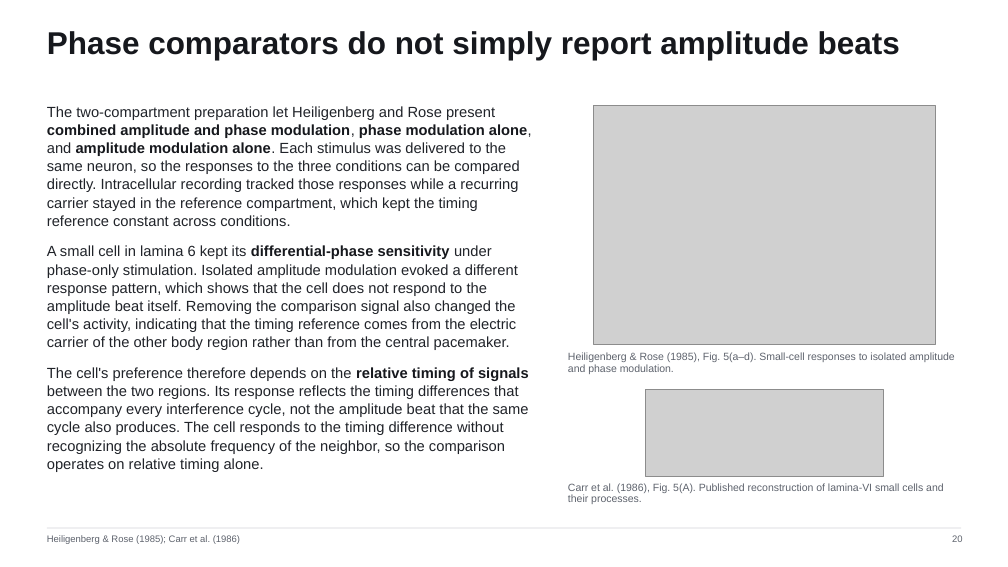
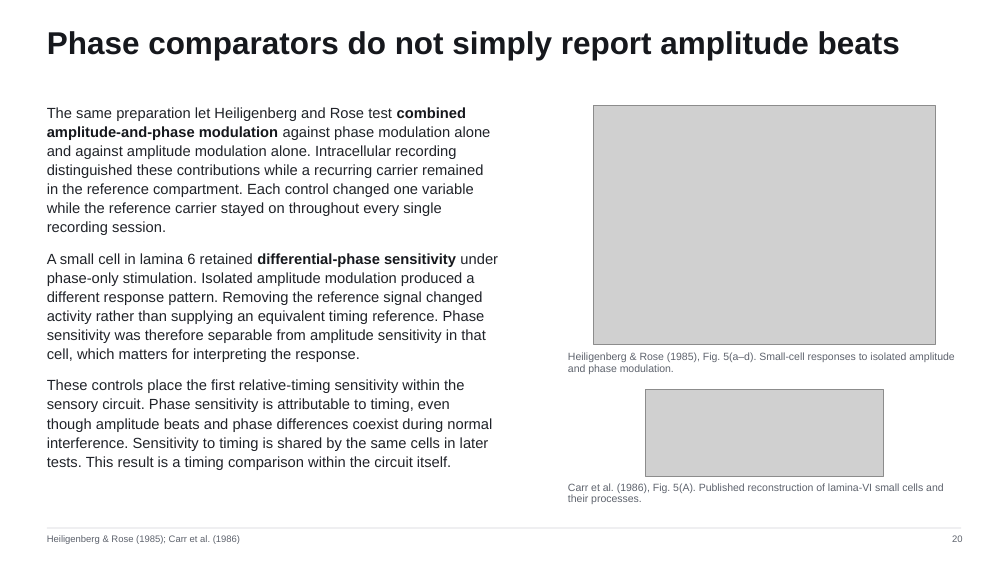
Before and after one commit to jordanxxlopez/NEUROETHOLOGY, a slide deck: slide 26 of scaffolded/Neuroethology_Lecture22_FA2026_SCAFFOLDED.pptx (slide 27 before the commit). Drawn at 1008x567 pixels with LibreOffice and Linux fonts; fonts in the diff are those of the drawing; grey boxes stand for pictures. Boxes give left, top, right and bottom in pixels: in the first picture for what was removed or moved away, otherwise in the second. Text is boxed around its words. In the diff, an @@ line names an element or a change of style, - is before the commit and + after.

```diff
--- a/scaffolded/Neuroethology_Lecture22_FA2026_SCAFFOLDED.pptx
+++ b/scaffolded/Neuroethology_Lecture22_FA2026_SCAFFOLDED.pptx
@@ text at (x1=47, y1=107, x2=498, y2=470): text changed @@
-The two-compartment preparation let Heiligenberg and Rose present combined amplitude and phase modulation, phase modulation alone, and amplitude modulation alone. Each stimulus was delivered to the same neuron, so the responses to the three conditions can be compared directly. Intracellular recording tracked those responses while a recurring carrier stayed in the reference compartment, which kept the timing reference constant across conditions.
-A small cell in lamina 6 kept its differential-phase sensitivity under phase-only stimulation. Isolated amplitude modulation evoked a different response pattern, which shows that the cell does not respond to the amplitude beat itself. Removing the comparison signal also changed the cell's activity, indicating that the timing reference comes from the electric carrier of the other body region rather than from the central pacemaker.
-The cell's preference therefore depends on the relative timing of signals between the two regions. Its response reflects the timing differences that accompany every interference cycle, not the amplitude beat that the same cycle also produces. The cell responds to the timing difference without recognizing the absolute frequency of the neighbor, so the comparison operates on relative timing alone.
+The same preparation let Heiligenberg and Rose test combined amplitude-and-phase modulation against phase modulation alone and against amplitude modulation alone. Intracellular recording distinguished these contributions while a recurring carrier remained in the reference compartment. Each control changed one variable while the reference carrier stayed on throughout every single recording session.
+A small cell in lamina 6 retained differential-phase sensitivity under phase-only stimulation. Isolated amplitude modulation produced a different response pattern. Removing the reference signal changed activity rather than supplying an equivalent timing reference. Phase sensitivity was therefore separable from amplitude sensitivity in that cell, which matters for interpreting the response.
+These controls place the first relative-timing sensitivity within the sensory circuit. Phase sensitivity is attributable to timing, even though amplitude beats and phase differences coexist during normal interference. Sensitivity to timing is shared by the same cells in later tests. This result is a timing comparison within the circuit itself.
```
Also in this commit, not shown: 53 other slides changed, 5 slides added, 5 slides removed, 3 other files.
